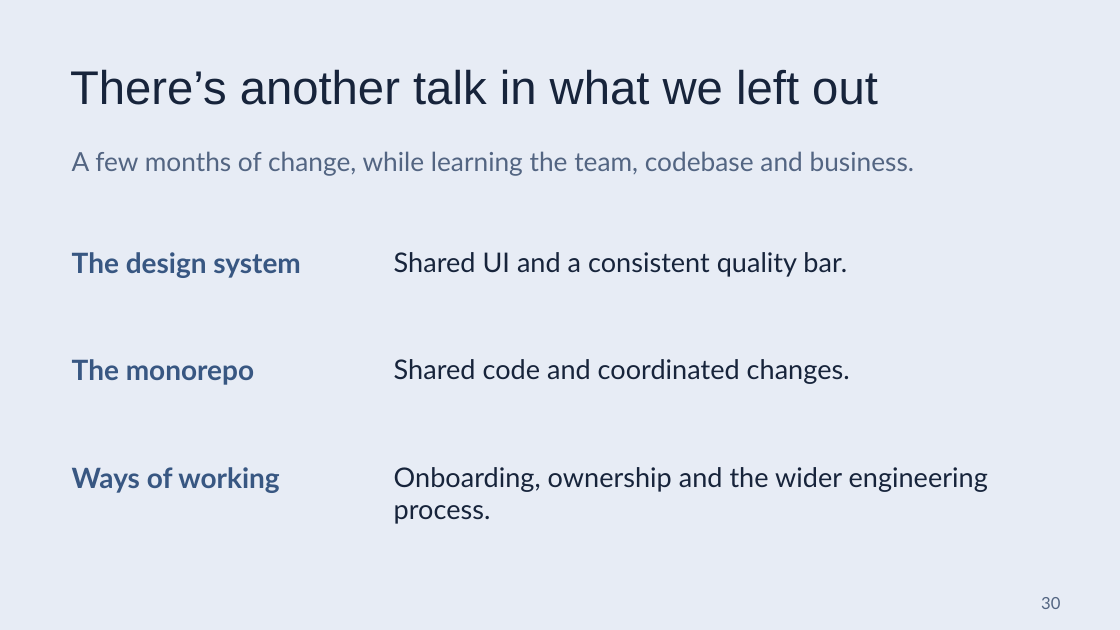
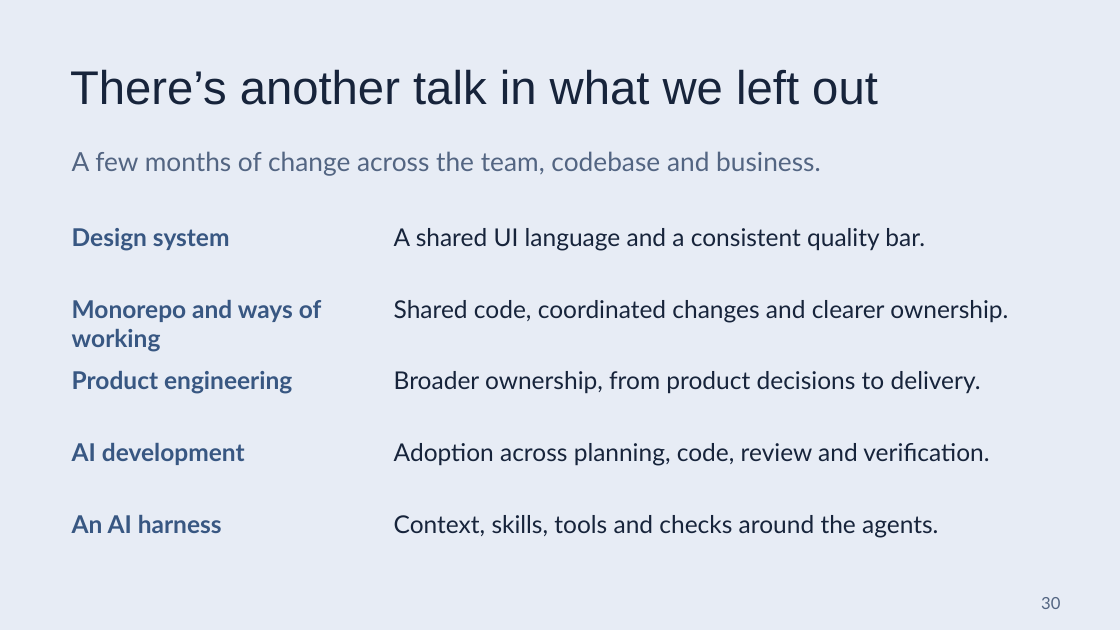
Before and after one commit to JohnAdib/mradib.com, a slide deck: slide 30 of resources/talks/beyond-the-qa-bottleneck.pptx. Drawn at 1120x630 pixels with LibreOffice and Linux fonts; fonts in the diff are those of the drawing. Boxes give left, top, right and bottom in pixels: in the first picture for what was removed or moved away, otherwise in the second. Text is boxed around its words. In the diff, an @@ line names an element or a change of style, - is before the commit and + after.

```diff
--- a/resources/talks/beyond-the-qa-bottleneck.pptx
+++ b/resources/talks/beyond-the-qa-bottleneck.pptx
@@ text at (x1=72, y1=151, x2=821, y2=176): text changed @@
-A few months of change, while learning the team, codebase and business.
+A few months of change across the team, codebase and business.
@@ text at (x1=72, y1=228, x2=230, y2=251): text changed; size 24 to 21 pt @@
-The design system
+Design system
@@ text at (x1=394, y1=228, x2=925, y2=251): text changed; size 23.2 to 21 pt @@
-Shared UI and a consistent quality bar.
+A shared UI language and a consistent quality bar.
@@ text at (x1=72, y1=300, x2=322, y2=352): text changed; size 24 to 21 pt @@
-Ways of working
+Monorepo and ways of working
@@ text at (x1=394, y1=300, x2=1008, y2=323): text changed; size 23.2 to 21 pt @@
-Shared code and coordinated changes.
+Shared code, coordinated changes and clearer ownership.
@@ text removed at (x1=72, y1=359, x2=254, y2=385) @@
-The monorepo
@@ text added at (x1=72, y1=371, x2=292, y2=394), 21 pt, text #385782, bold @@
+Product engineering
@@ text added at (x1=394, y1=371, x2=981, y2=394), 21 pt, text #17243B @@
+Broader ownership, from product decisions to delivery.
@@ text added at (x1=72, y1=443, x2=245, y2=465), 21 pt, text #385782, bold @@
+AI development
@@ text added at (x1=394, y1=443, x2=989, y2=466), 21 pt, text #17243B @@
+Adoption across planning, code, review and verification.
@@ text removed at (x1=394, y1=467, x2=988, y2=524) @@
-Onboarding, ownership and the wider engineering process.
@@ text added at (x1=72, y1=515, x2=222, y2=533), 21 pt, text #385782, bold @@
+An AI harness
@@ text added at (x1=394, y1=515, x2=938, y2=538), 21 pt, text #17243B @@
+Context, skills, tools and checks around the agents.
```
Also in this commit, not shown: 22 other slides changed, 6 other files.
